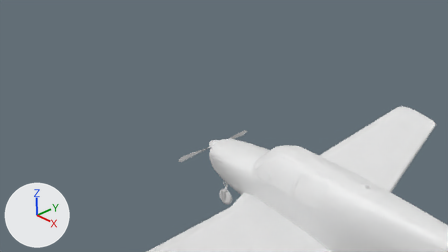
Two versions of the Blender file Blender/beech35.blend, one commit apart.
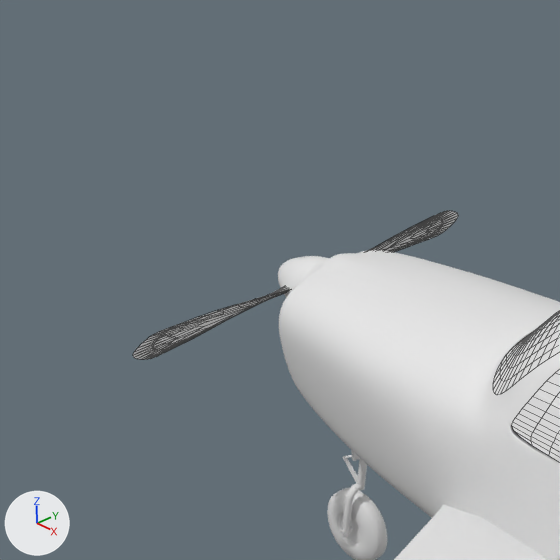
Old and new are each drawn from the file's camera 'Camera' and again close up on the part from 34% to 60% of the width and 34% to 81% of the height. Lighting does not change. The marker at lower left points along +X, +Y and +Z. The close-ups show mesh edges as thin lines. Materials are left out; every surface is plain grey.

Objects in the first close-up: 'NGChassis', 'NoseGear', 'frontwindow', 'fuselage', 'nosecone', 'propeller', 'windshield', 'wing'.
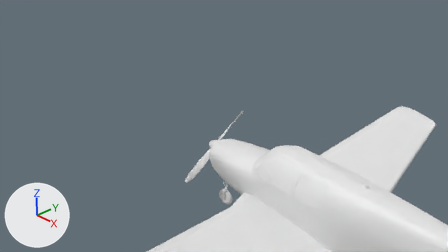
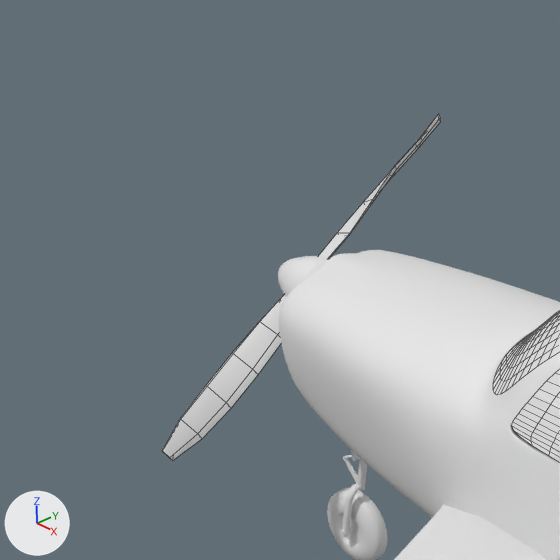
Commit message: fixed propeller

What differs and where, as boxes [x1, y1, x2, y2] in the close-ups (560 x 560 px):
'propeller', reshaped, moved, rescaled, modifiers changed (14% narrower, 134% taller)
    before: [133, 211, 458, 359]
    after: [162, 114, 441, 461]
part 1 of me_propeller, deleted
    before: [133, 211, 458, 359]
part 2 of me_propeller, added
    after: [162, 114, 441, 461]

The change, as a list of edits to the scene's bpy script:
```text
Change me_propeller:
    used by ob_propeller; location = (0.0, 0.0, 0.0)
    remove me_propeller.from_pydata(...)  # 26 vertices, 32 faces; spans x 0.13..0.24, y -1.1..1.1, z -0.1..0.1
    add me_propeller.from_pydata(...)  # 58 vertices, 54 faces; spans x -1.61..-1.48, y -0.82..0.82, z -0.43..0.6
    me_propeller part 1: the whole mesh is rebuilt
    me_propeller part 2
    53 vertices are added at x -1.61..-1.48, y -0.82..0.82, z -0.43..0.6
    5 new vertices lie (0.0, 0.16, 0.09) away from vertices in x -1.6..-1.58, y -0.54..0.54, z -0.23..0.39
    54 new faces join them
Change ob_propeller:
    ob_propeller.location: (0.0, 0.0, 0.0) -> (1.962, 0.007, -0.095)
    ob_propeller.scale: (1.0, 1.0, 1.0) -> (1.14, 1.14, 1.14)
    remove _m = ob_propeller.modifiers.new('EdgeSplit', 'EDGE_SPLIT')
    remove _m = ob_propeller.modifiers.new('Subsurf', 'SUBSURF')
```
